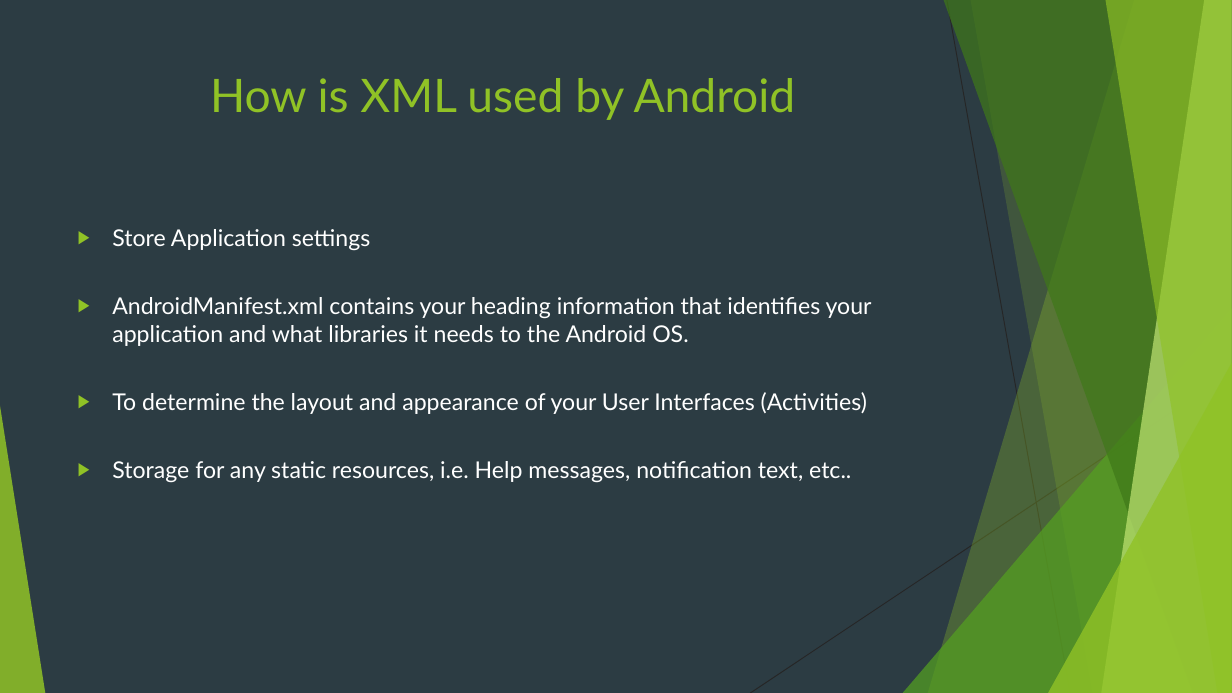
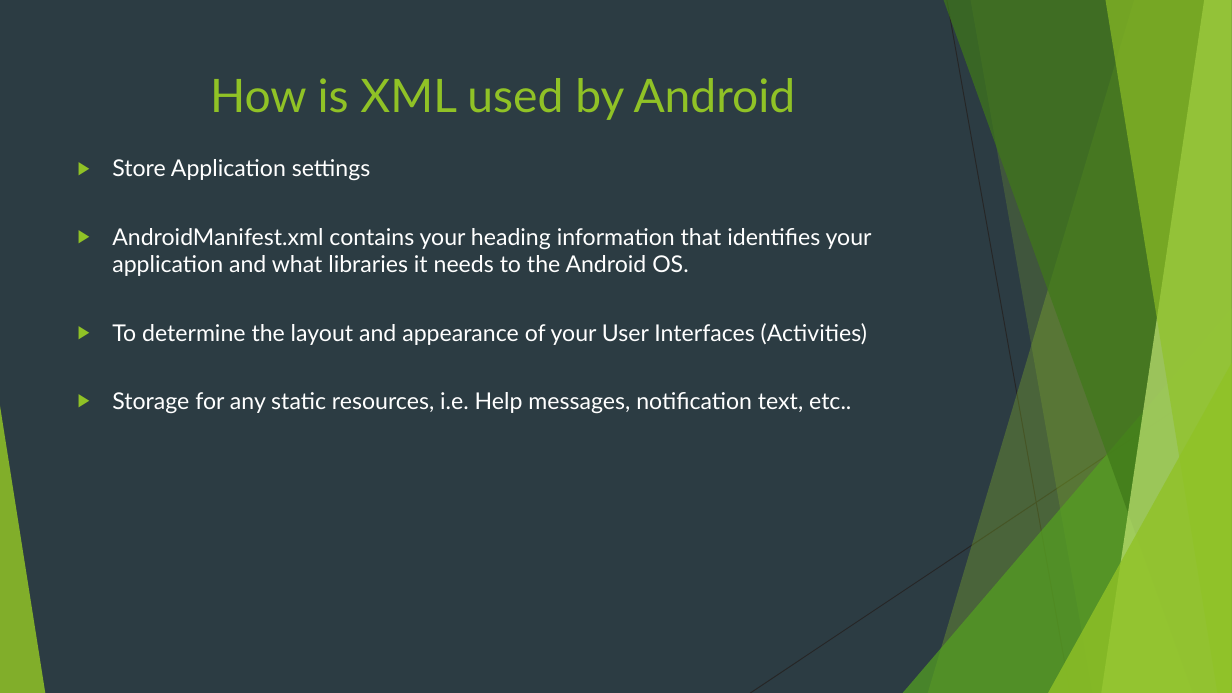
Before and after one commit to Sylvia-Olliff/XML-class, a slide deck: slide 9 of XML for Android.pptx (slide 6 before the commit). Drawn at 1232x693 pixels with LibreOffice and Linux fonts; fonts in the diff are those of the drawing. Boxes give left, top, right and bottom in pixels: in the first picture for what was removed or moved away, otherwise in the second. Text is boxed around its words. In the diff, an @@ line names an element or a change of style, - is before the commit and + after.

Commit message:
Almost Done
Added Schema information and more examples

```diff
--- a/XML for Android.pptx
+++ b/XML for Android.pptx
@@ text "Store Application settings": place and size @@
-text "Store Application settings" at <box>112,229,872,483</box>
+text "Store Application settings" at <box>112,159,872,414</box>
```
Also in this commit, not shown: 2 other slides changed, 6 slides added, 1 slide removed.
